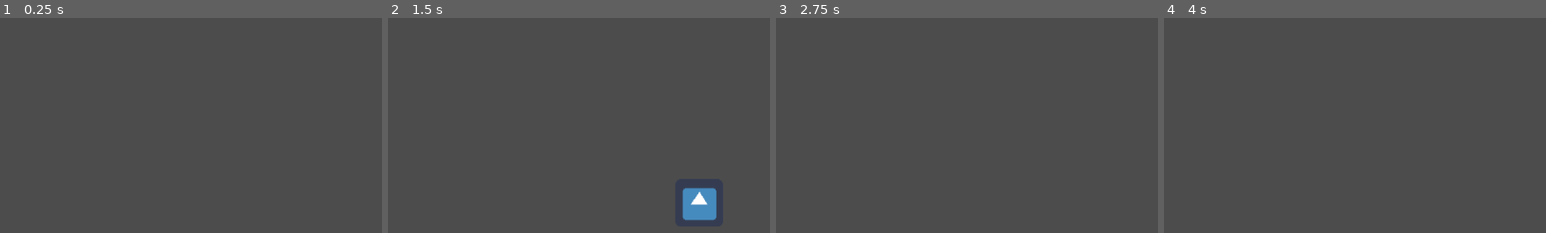
Above: before the commit, frames 1-4 (left to right).
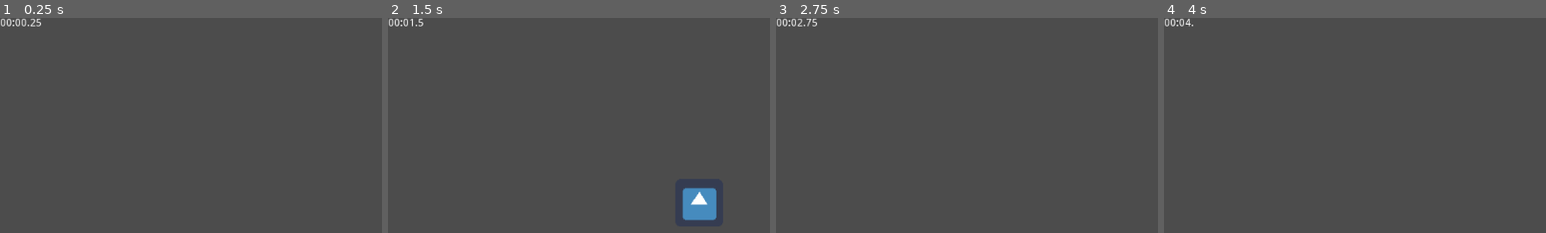
Above: after the commit, the same moments.

Repository: fredgreen182/SkatePlat
Game: Godot game, scene res://TestLevel.tscn
Two runs of this game, one before a commit and one after it. Both use one fixed random seed, a clock stepped at 60 frames per second and the inputs below. The engine's default icon, where the game draws it, is replaced by a stand-in: a white triangle on a blue panel in a dark square.
Inputs:
- Up to frame 1 (0.25 s): no input
- Up to frame 2 (1.5 s): hold Right (ui_right) from 0.53 s (still down); tap Space (jump) at 0.77 s
- Up to frame 3 (2.75 s): tap Space (jump) at 1.52 s; release Right (ui_right) at 2.03 s; hold Left (ui_left) from 2.03 s (still down)
- Up to frame 4 (4 s): release Left (ui_left) at 2.78 s; hold Right (ui_right) from 2.78 s (still down); tap Space (jump) at 3.02, 3.77 s
The pictures show only the part of the screen within x 0-50%, y 0-50%; the shares and areas given below are measured in that part.

The runs differ from the first frame. In frame 1, 0.2% of the frame differs, in the area x 0-11%, y 0-4%; in frame 2, 0.2%; in frame 3, 0.2%; in frame 4, 0.1%.

Commit message:
Stopwatch

Diff:
--- /dev/null
+++ b/Screen Timer.gd
@@ -0,0 +1,40 @@
+extends RichTextLabel
+
+var stopwatch = 0
+var minutes = 0
+var seconds = 0
+var milliseconds = 0
+
+func _process(delta):
+	clear()
+	add_text(get_time(delta))
+
+
+
+func get_time(delta):
+	stopwatch += delta
+	return get_minutes(stopwatch) + ":" + get_seconds(stopwatch) + "." + get_milliseconds(stopwatch)
+
+func get_minutes(time):
+	minutes = time / 60
+	minutes = int(minutes)
+	if(minutes < 10):
+		minutes = "0" + str(minutes)
+	else:
+		minutes = str(minutes)
+	return minutes
+
+func get_seconds(time):
+	seconds = fmod(stopwatch, 60)
+	seconds = int(seconds)
+	if(seconds < 10):
+		seconds = "0" + str(seconds)
+	else:
+		seconds = str(seconds)
+	return seconds
+
+func get_milliseconds(time):
+	milliseconds = fmod(stopwatch, 60)
+	milliseconds = stepify(milliseconds, 0.01)
+	milliseconds = str(milliseconds).right(2)
+	return milliseconds
--- a/TestLevel.tscn
+++ b/TestLevel.tscn
@@ -1,10 +1,47 @@
-[gd_scene load_steps=3 format=2]
+[gd_scene load_steps=4 format=2]
 
 [ext_resource path="res://Player.tscn" type="PackedScene" id=1]
 [ext_resource path="res://Level.tscn" type="PackedScene" id=2]
+[ext_resource path="res://Screen Timer.gd" type="Script" id=3]
 
 [node name="World" type="Node2D" index="0"]
 
 [node name="Player" parent="." index="0" instance=ExtResource( 1 )]
 
 [node name="Level" parent="." index="1" instance=ExtResource( 2 )]
+
+[node name="CanvasLayer" type="CanvasLayer" parent="." index="2"]
+
+layer = 1
+offset = Vector2( 0, 0 )
+rotation = 0.0
+scale = Vector2( 1, 1 )
+transform = Transform2D( 1, 0, 0, 1, 0, 0 )
+
+[node name="Screen Timer" type="RichTextLabel" parent="CanvasLayer" index="0"]
+
+anchor_left = 0.0
+anchor_top = 0.0
+anchor_right = 0.0
+anchor_bottom = 0.0
+margin_right = 57.0
+margin_bottom = 13.0
+rect_pivot_offset = Vector2( 0, 0 )
+rect_clip_content = true
+mouse_filter = 0
+mouse_default_cursor_shape = 0
+size_flags_horizontal = 1
+size_flags_vertical = 1
+bbcode_enabled = false
+bbcode_text = ""
+visible_characters = -1
+percent_visible = 1.0
+meta_underlined = true
+tab_size = 4
+text = "00:00:00"
+scroll_active = false
+scroll_following = false
+selection_enabled = false
+override_selected_font_color = false
+script = ExtResource( 3 )
+_sections_unfolded = [ "Rect" ]
